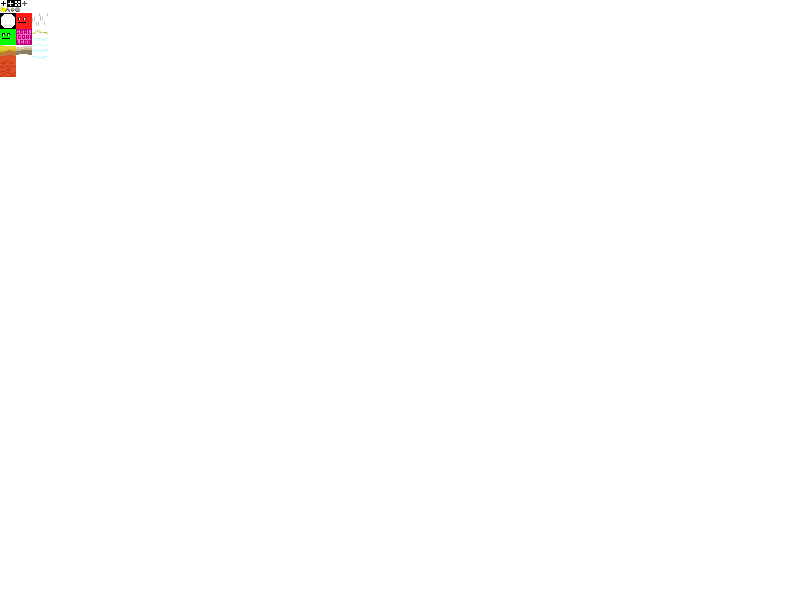
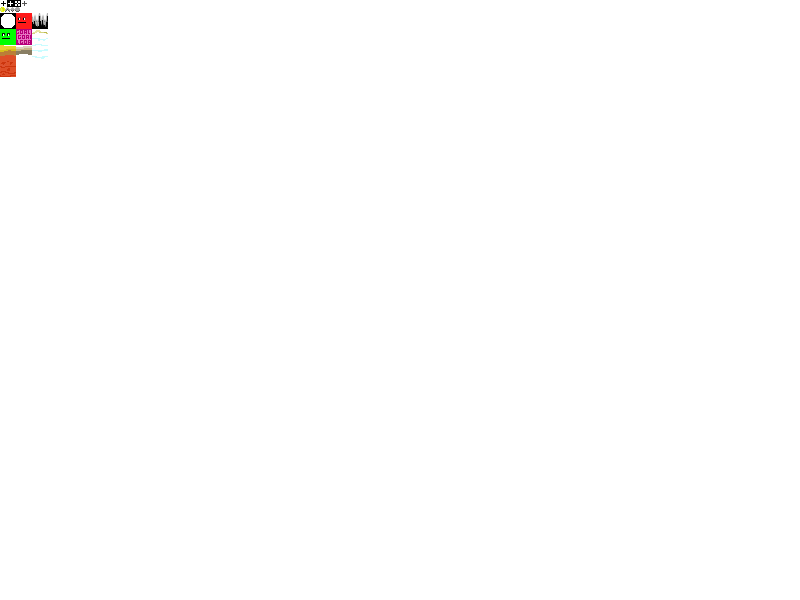
The second 800 × 600 image is a revision of the first. Changes to its layers:
painted on "Spikes" over [32, 13, 48, 29]
